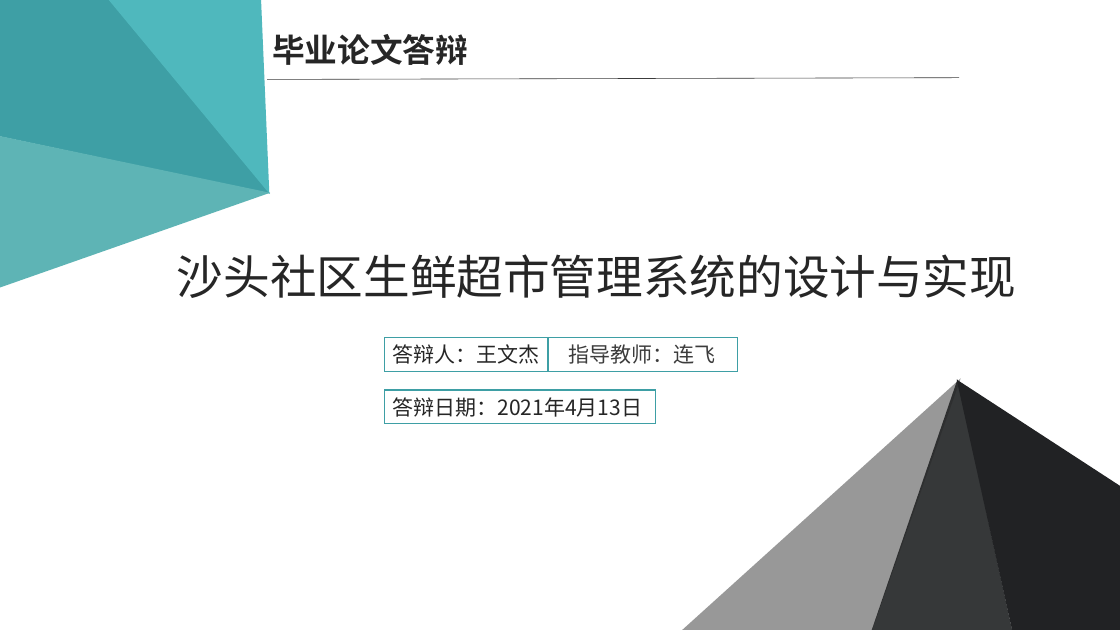
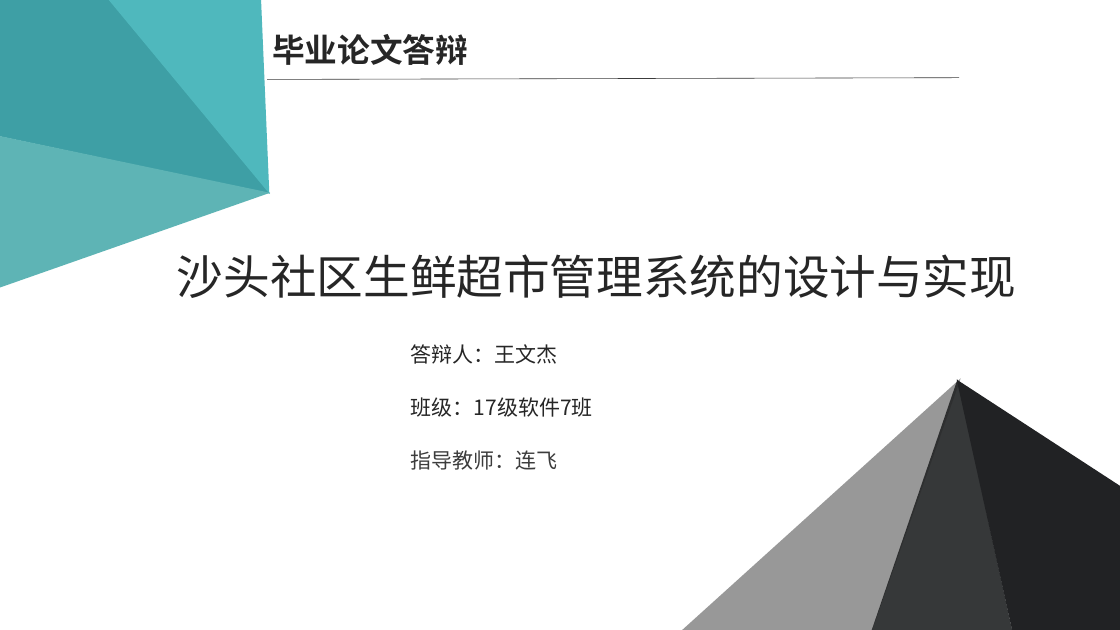
Before and after one commit to cckmit/typora-note, a slide deck: slide 1 of 毕业答辩.pptx. Drawn at 1120x630 pixels with LibreOffice and Linux fonts; fonts in the diff are those of the drawing; background and template pictures are left out. Boxes give left, top, right and bottom in pixels: in the first picture for what was removed or moved away, otherwise in the second. Text is boxed around its words. In the diff, an @@ line names an element or a change of style, - is before the commit and + after.

```diff
--- a/毕业答辩.pptx
+++ b/毕业答辩.pptx
@@ text "答辩人：王文杰" moved from (x1=384, y1=338, x2=548, y2=371) to (x1=411, y1=344, x2=558, y2=364) @@
@@ text "答辩人：王文杰" at (x1=411, y1=344, x2=558, y2=364): fill #FFFFFF to none; outline #3E9FA5 1 pt to none @@
@@ rectangle removed at (x1=384, y1=390, x2=655, y2=423) @@
-答辩日期：2021年4月13日
@@ text added at (x1=411, y1=397, x2=593, y2=417), 18 pt, text #262626 @@
+班级：17级软件7班
@@ text "指导教师：连飞" moved from (x1=547, y1=338, x2=739, y2=371) to (x1=411, y1=450, x2=558, y2=470) @@
@@ text "指导教师：连飞" at (x1=411, y1=450, x2=558, y2=470): alignment centre to left; fill #FFFFFF to none; outline #3E9FA5 1 pt to none @@
```
Also in this commit, not shown: 1 slide removed.
